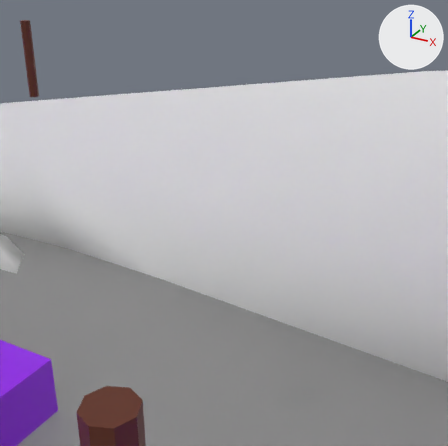
Before and after pictures for a commit that changed the Blender file assets/map_city.blend.
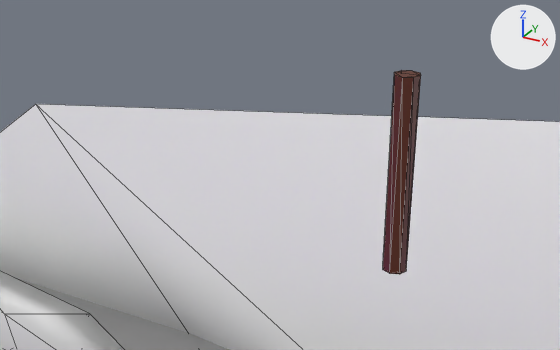
There are two pictures of each version: one from a 50 mm lens placed at (26.43, 2.26, 7.33), pointed at (23.46, 7.65, 4.63), one close up from a 50 mm lens placed at (22.19, 4.68, 7.43), pointed at (20.89, 7.04, 6.25). Arrows for +X, +Y and +Z are at upper right; the lights stay in place. The close-ups show mesh edges as thin lines.

Objects in the first close-up: 'Ground.007', 'Ogon', 'Ogon.002', 'Slup.005'.
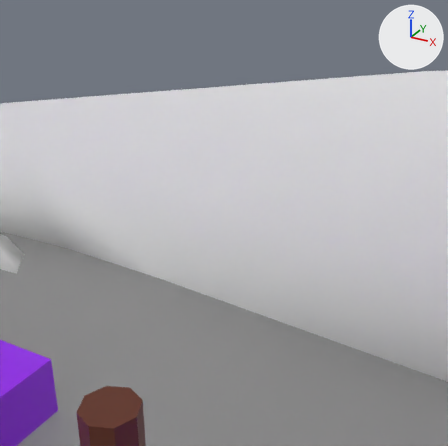
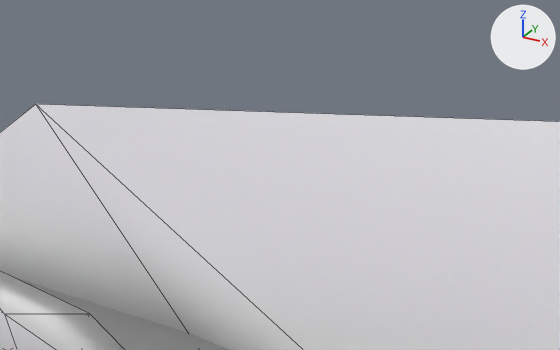
Boxes [x1, y1, x2, y2] around the edits, measured in the close-ups (560 x 350 px):
'Slup.005', deleted (brown)
    before: [383, 70, 421, 274]

What changed in the scene script:
```text
Remove ob_slup_005:
    ob_slup_005 = bpy.data.objects.new('Slup.005', me_cylinder_015)
    ob_slup_005.location = (21.289, 7.257, 5.84)
    ob_slup_005.scale = (0.2, 0.2, 0.2)
```
